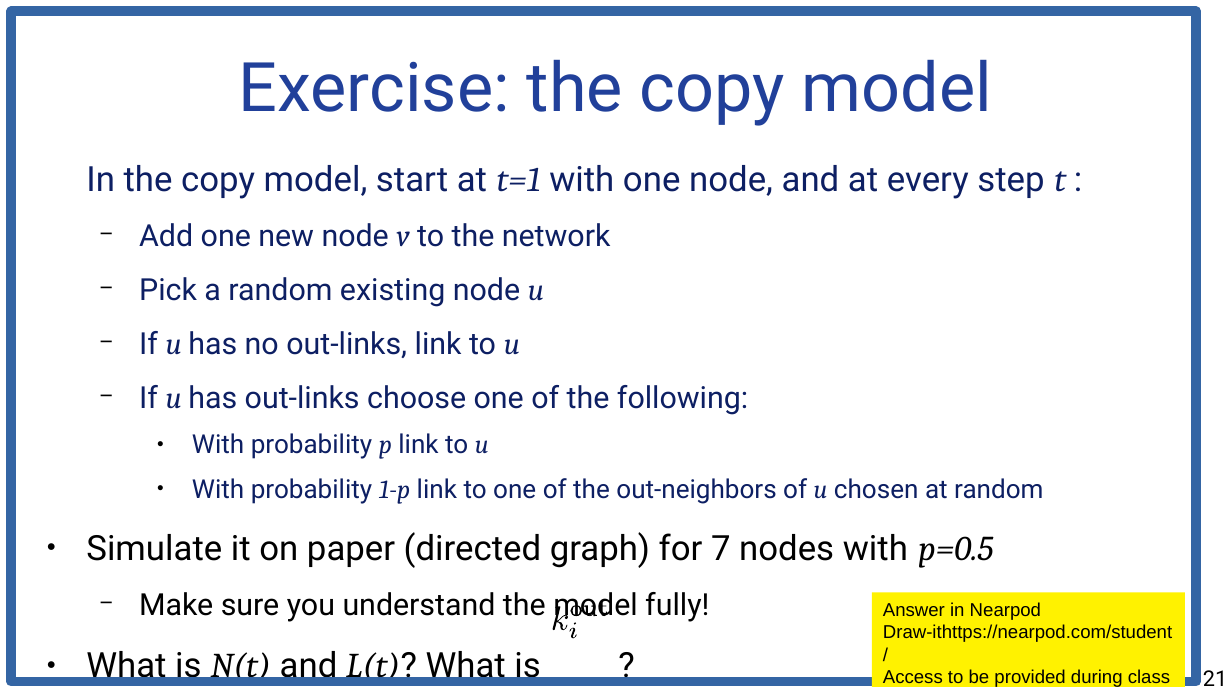
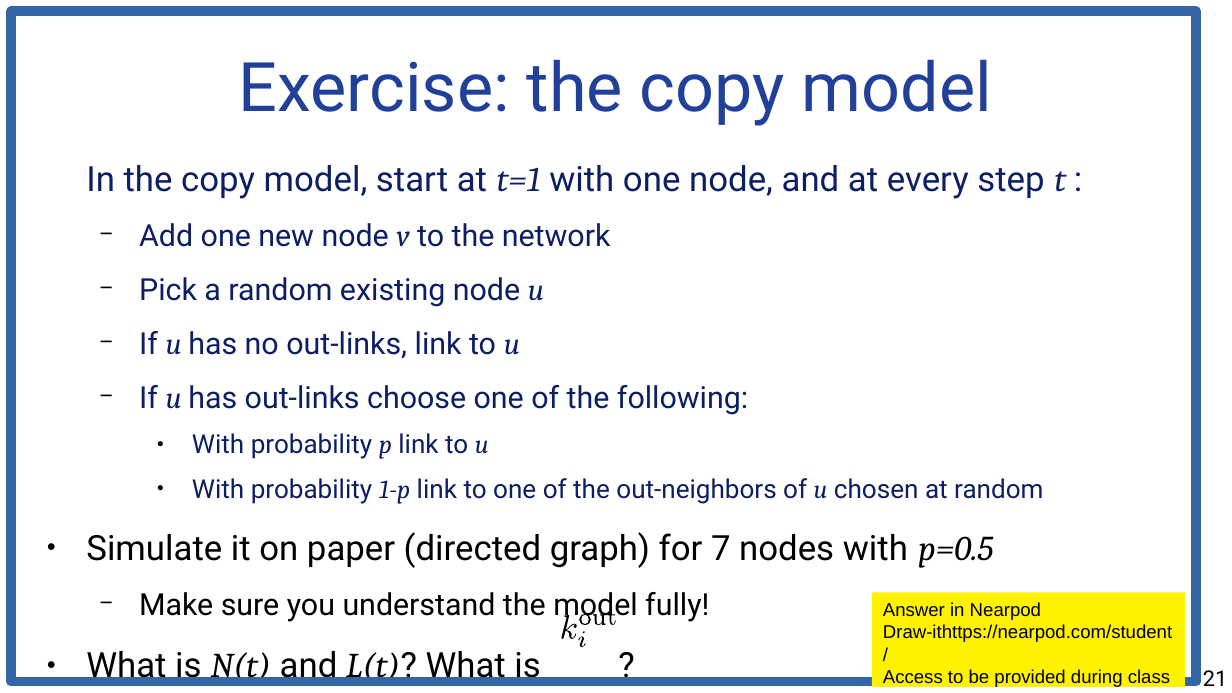
Before and after one commit to chatox/networks-science-course, a slide deck: slide 21 of theory/odp/tt12_degree_preferential_attachment.odp. Drawn at 1232x693 pixels with LibreOffice and Linux fonts; fonts in the diff are those of the drawing. Boxes give left, top, right and bottom in pixels: in the first picture for what was removed or moved away, otherwise in the second. Text is boxed around its words. In the diff, an @@ line names an element or a change of style, - is before the commit and + after.

Commit message:
copy model

```diff
--- a/theory/odp/tt12_degree_preferential_attachment.odp
+++ b/theory/odp/tt12_degree_preferential_attachment.odp
@@ 5 freeform shapes: place and size @@
-5 freeform shapes at box(552, 601, 606, 638)
+5 freeform shapes at box(561, 610, 615, 647)
```
Also in this commit, not shown: 14 other slides changed, 3 slides added, 2 slides removed, 1 other file.
